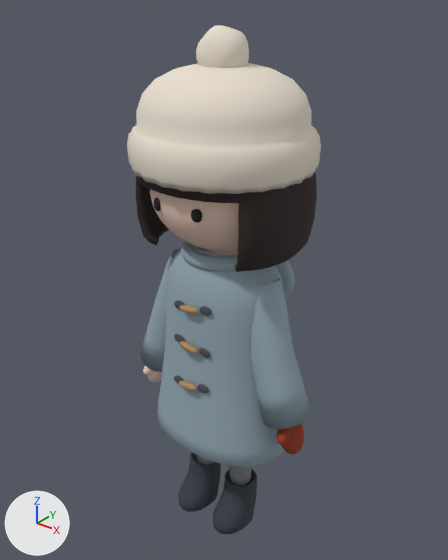
What one commit did to the Blender file art_sources/girl/girl.blend.
Before and after are seen from a camera (50 mm lens) standing at (0.526, -0.651, 0.852) and looking at (-0.011, 0.02, 0.436). Every picture has the same lights, and +X, +Y and +Z are marked at lower left. The picture after the commit comes second.

Names of what the first picture shows: 'Beanie', 'Boot.L', 'Boot.R', 'Coat', 'Hair', 'Head', 'Hood', 'Mitten.L', 'Pompom', 'Sleeve.L', 'Sleeve.R', 'Toggles' and 4 more.
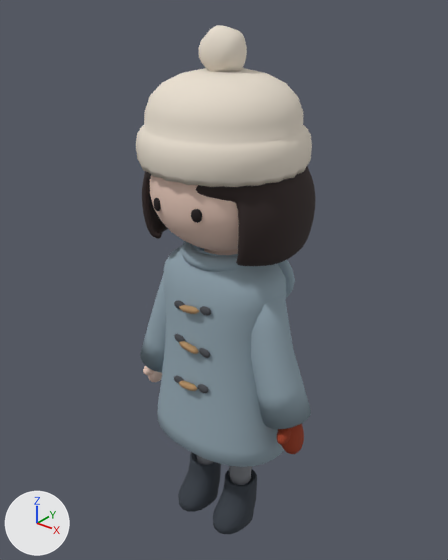
What differs and where, as boxes (x1, y1, x2, y2) in the pictures (448 x 560 px; the box of a moved part takes in the faces that stretch with it):
```json
{"object": "Beanie", "change": "rescaled", "before": [127, 63, 321, 194], "after": [136, 68, 312, 187], "on screen": "9% narrower, 9% shorter"}
{"object": "Hair", "change": "reshaped, modifiers changed", "before": [136, 172, 317, 272], "after": [142, 167, 316, 266]}
{"part": 1, "of": "me_hair", "change": "moved or reshaped", "before": [136, 172, 317, 272], "after": [142, 167, 315, 266]}
```

The change, as JSON lines over the scene's bpy script:
```json
{"block": "me_hair", "where": "# used by ob_hair; parent = ob_girl; location = (0.0, 0.0, 0.0)"}
{"op": "remove", "block": "me_hair", "code": "me_hair.from_pydata(...)  # 521 vertices, 470 faces; spans x -0.127..0.127, y -0.111..0.135, z 0.504..0.716"}
{"op": "add", "block": "me_hair", "code": "me_hair.from_pydata(...)  # 521 vertices, 470 faces; spans x -0.127..0.127, y -0.104..0.135, z 0.504..0.716"}
{"block": "me_hair", "change": "me_hair part 1: 405 of 521 vertices moved; they spanned x -0.125..0.125, y -0.111..0.133, z 0.504..0.714 and now span x -0.12..0.12, y -0.104..0.128, z 0.505..0.714; mean shift (0.0, 0.001, 0.0); largest move (-0.059, -0.096, 0.607) -> (-0.049, -0.08, 0.608)"}
{"block": "me_beanie", "where": "# used by ob_beanie; parent = ob_girl; location = (0.0, 0.0, 0.0)"}
{"op": "remove", "block": "me_beanie", "code": "me_beanie.from_pydata(...)  # 578 vertices, 624 faces; spans x -0.131..0.131, y -0.123..0.135, z 0.62..0.755"}
{"op": "add", "block": "me_beanie", "code": "me_beanie.from_pydata(...)  # 578 vertices, 624 faces; spans x -0.12..0.12, y -0.112..0.124, z 0.625..0.748"}
{"block": "me_beanie", "change": "me_beanie part 2: the whole mesh is scaled about its middle by 0.91, then moved by (0.0, 0.0, -0.001)"}
{"block": "ob_hair", "where": "_m = ob_hair.modifiers.new('Thickness', 'SOLIDIFY')"}
{"op": "set", "path": "_m.thickness", "old": "0.009", "new": "0.011"}
{"op": "add", "block": "ob_hair", "code": "_m = ob_hair.modifiers.new('Soften', 'SUBSURF')"}
{"op": "add", "block": "ob_hair", "code": "_m.render_levels = 1"}
```
